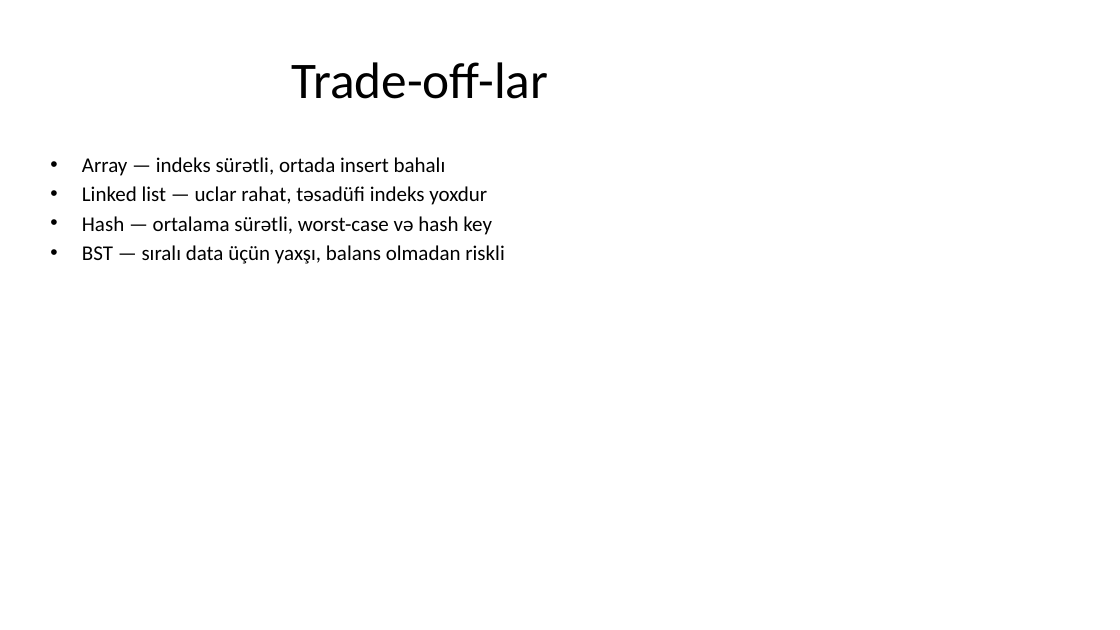
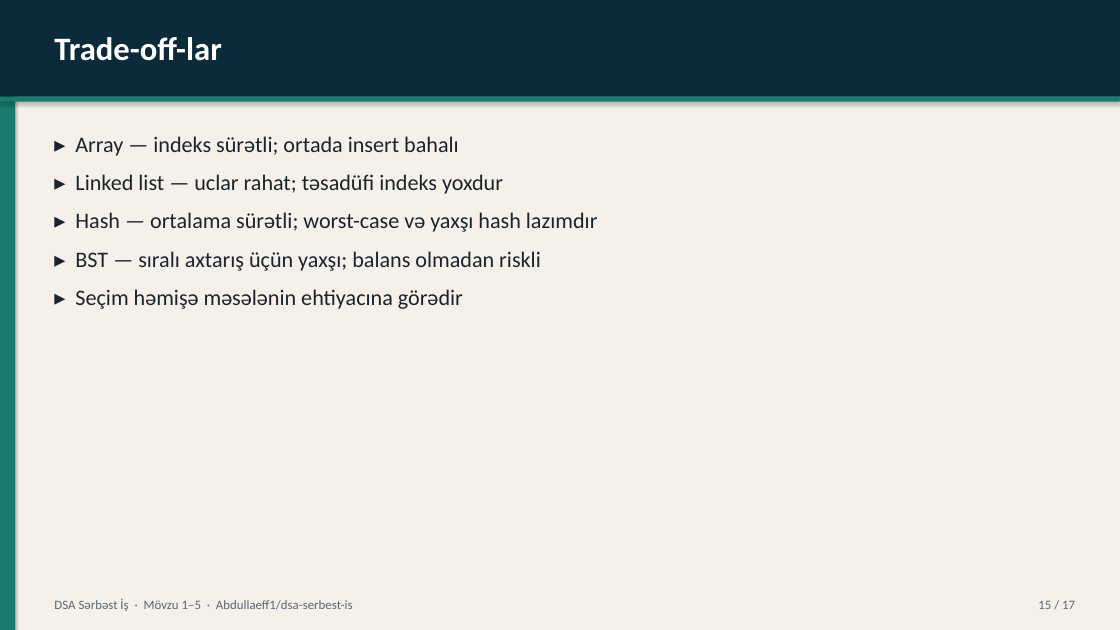
Before and after one commit to Abdullaeff1/dsa-serbest-is, a slide deck: slide 15 of docs/teqdimat.pptx (slide 12 before the commit). Drawn at 1120x630 pixels with LibreOffice and Linux fonts; fonts in the diff are those of the drawing. Boxes give left, top, right and bottom in pixels: in the first picture for what was removed or moved away, otherwise in the second. Text is boxed around its words. In the diff, an @@ line names an element or a change of style, - is before the commit and + after.

Commit message:
Improve presentation design and add why-structure plus benchmark tables

```diff
--- a/docs/teqdimat.pptx
+++ b/docs/teqdimat.pptx
@@ rectangle added at (0,0,1120,630), fill #F5F1EA @@
@@ rectangle added at (0,0,15,630), fill #1A7A6D @@
@@ rectangle added at (0,0,1120,97), fill #0B2A3A @@
@@ text "Trade-off-lar" at (54,37,222,61): size 44 to 28 pt, text colour #000000 to #FFFFFF, bold on; alignment centre to left; vertical alignment middle to top @@
@@ rectangle added at (0,97,1120,102), fill #1A7A6D @@
@@ text at (75,136,598,309): text changed; size 18 to 19 pt; text colour #000000 to #1C242B @@
-• Array — indeks sürətli, ortada insert bahalı
-• Linked list — uclar rahat, təsadüfi indeks yoxdur
-• Hash — ortalama sürətli, worst-case və hash key
-• BST — sıralı data üçün yaxşı, balans olmadan riskli
+▸ Array — indeks sürətli; ortada insert bahalı
+▸ Linked list — uclar rahat; təsadüfi indeks yoxdur
+▸ Hash — ortalama sürətli; worst-case və yaxşı hash lazımdır
+▸ BST — sıralı axtarış üçün yaxşı; balans olmadan riskli
+▸ Seçim həmişə məsələnin ehtiyacına görədir
@@ text added at (54,598,353,611), 11 pt, text #5A6670 @@
+DSA Sərbəst İş · Mövzu 1–5 · Abdullaeff1/dsa-serbest-is
@@ text added at (1038,601,1075,609), 11 pt, text #5A6670 @@
+15 / 17
```
Also in this commit, not shown: 7 other slides changed, 9 slides added, 6 slides removed, 3 other files.
